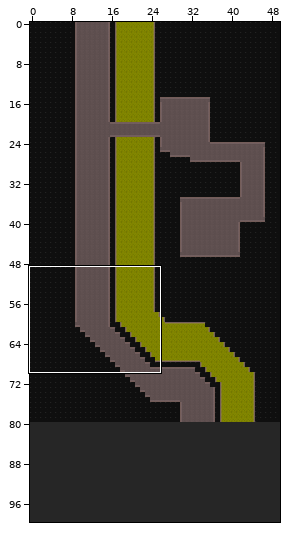
A Tiled map gets an edit: resources/scenes/map/sewageSection.tmx. The picture above shows the old version from afar; the outline marks the close-up.
Close-up. Before the edit:
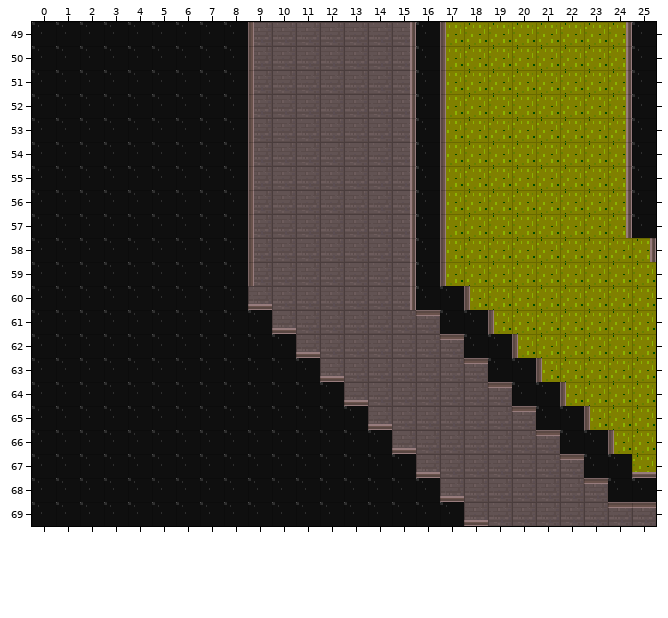
Cells are 16x16 px. Shown: x 0..25, y 49..69. The commit also changed other parts of the map, which this record leaves out. The old version is drawn lined up with the new one.
And afterwards:
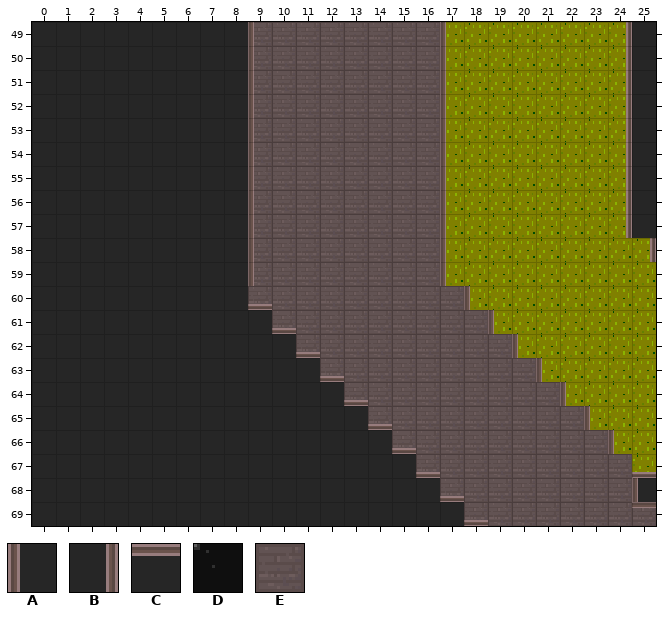
Key: from "FULL_DESERT_TILESET_WIP": A 183, B 188, C 188 turned 270, D 330, E 407.
_ is an empty cell.
Change:
map size 50x80 -> 50x100 cells
Layer "Floor, background and sewage":
Tile E replaces tile D in rows 49 to 59 at x 16; in row 60 at x 16 to 17; in row 61 at x 17 to 18; in row 62 at x 18 to 19; in row 63 at x 19 to 20; in row 64 at x 20 to 21.
Tile E replaces tile D in row 65 at x 21 to 22; in row 66 at x 22 to 23; in row 67 at x 23 to 24; in row 68 at x 24.
Tile D is removed in rows 49 to 57 at x 0 to 8 and 25; in rows 58 to 60 at x 0 to 8; in row 61 at x 0 to 9; in row 62 at x 0 to 10; in row 63 at x 0 to 11; in row 64 at x 0 to 12.
Tile D is removed in row 65 at x 0 to 13; in row 66 at x 0 to 14; in row 67 at x 0 to 15; in row 68 at x 0 to 16 and 25; in row 69 at x 0 to 17.
Layer "Barriers":
Tile A is added in row 68 at x 25.
Tile B is removed in rows 49 to 60 at x 15.
Tile C is removed in row 61 at x 16; in row 62 at x 17; in row 63 at x 18; in row 64 at x 19; in row 65 at x 20; in row 66 at x 21.
Tile C is removed in row 67 at x 22; in row 68 at x 23; in row 69 at x 24.
Changed places in both close-ups, as pixel boxes (x1, y1, x2, y2):
changed: (32, 22, 656, 526)
